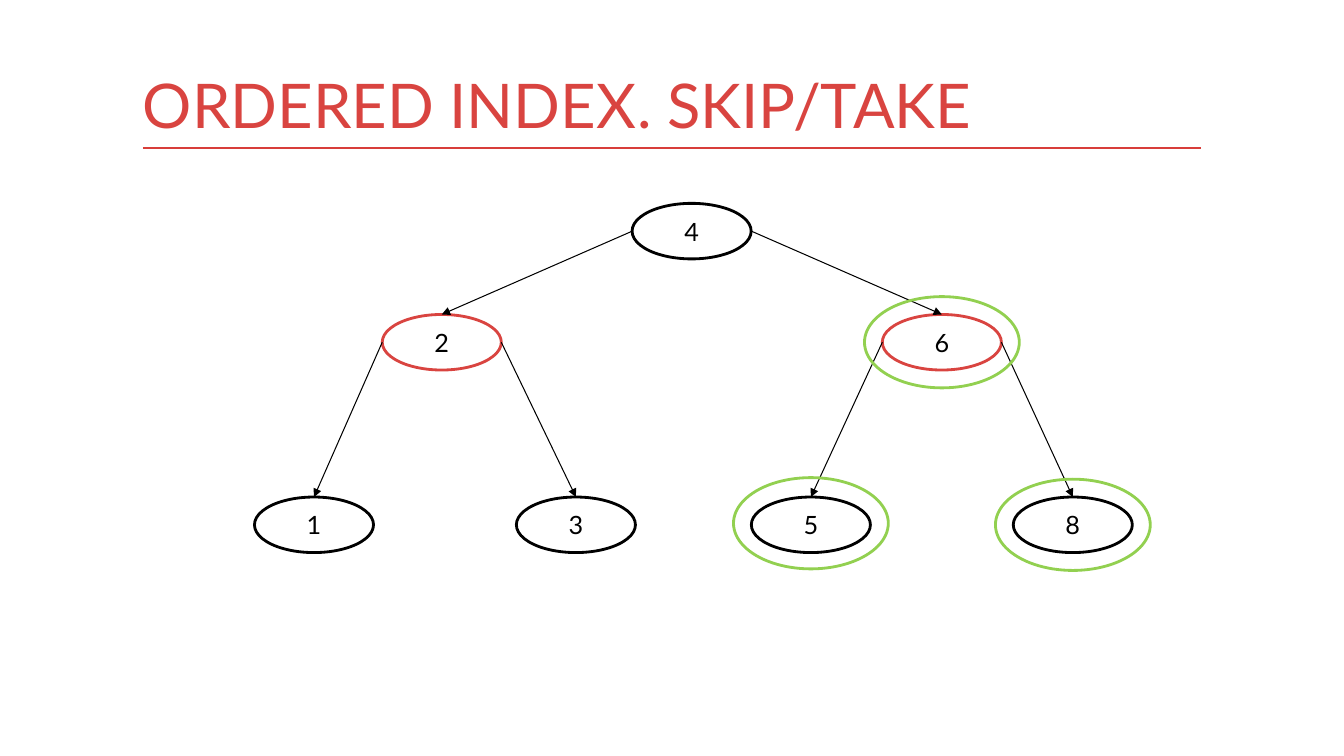
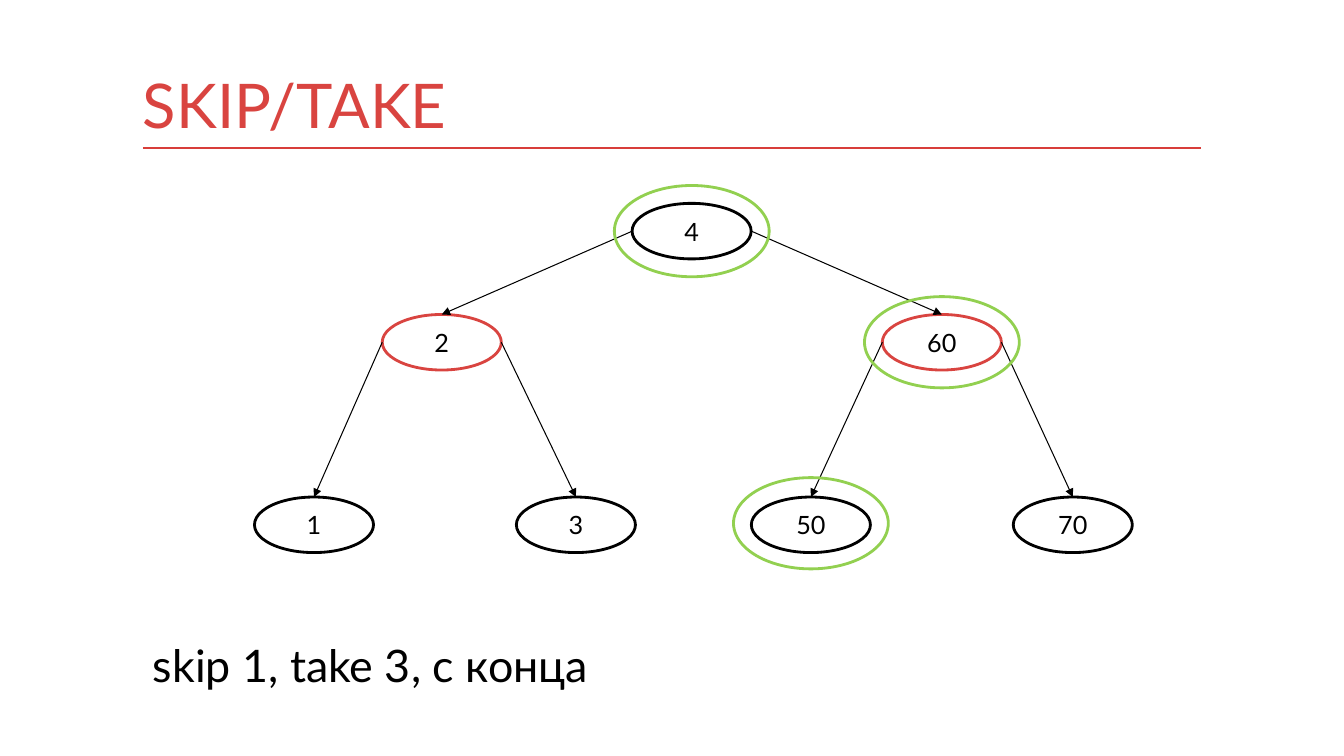
Before and after one commit to mnenorm74/web-game, a slide deck: slide 42 of db.pptx (slide 27 before the commit). Drawn at 1344x756 pixels with LibreOffice and Linux fonts; fonts in the diff are those of the drawing. Boxes give left, top, right and bottom in pixels: in the first picture for what was removed or moved away, otherwise in the second. Text is boxed around its words. In the diff, an @@ line names an element or a change of style, - is before the commit and + after.

```diff
--- a/db.pptx
+++ b/db.pptx
@@ title at [143,82,447,131]: text changed @@
-ORDERED INDEX. SKIP/TAKE
+SKIP/TAKE
@@ ellipse: place and size @@
-ellipse at [996,479,1151,571]
+ellipse at [614,186,769,277]
@@ text in ellipse at [927,333,956,353]: text changed @@
-6
+60
@@ text in ellipse at [796,515,825,535]: text changed @@
-5
+50
@@ text in ellipse at [1058,515,1087,534]: text changed @@
-8
+70
@@ text added at [153,649,588,690], 32 pt, text #000000 @@
+skip 1, take 3, с конца
```
Also in this commit, not shown: 39 other slides changed, 28 slides added, 3 slides removed, 2 other files.
